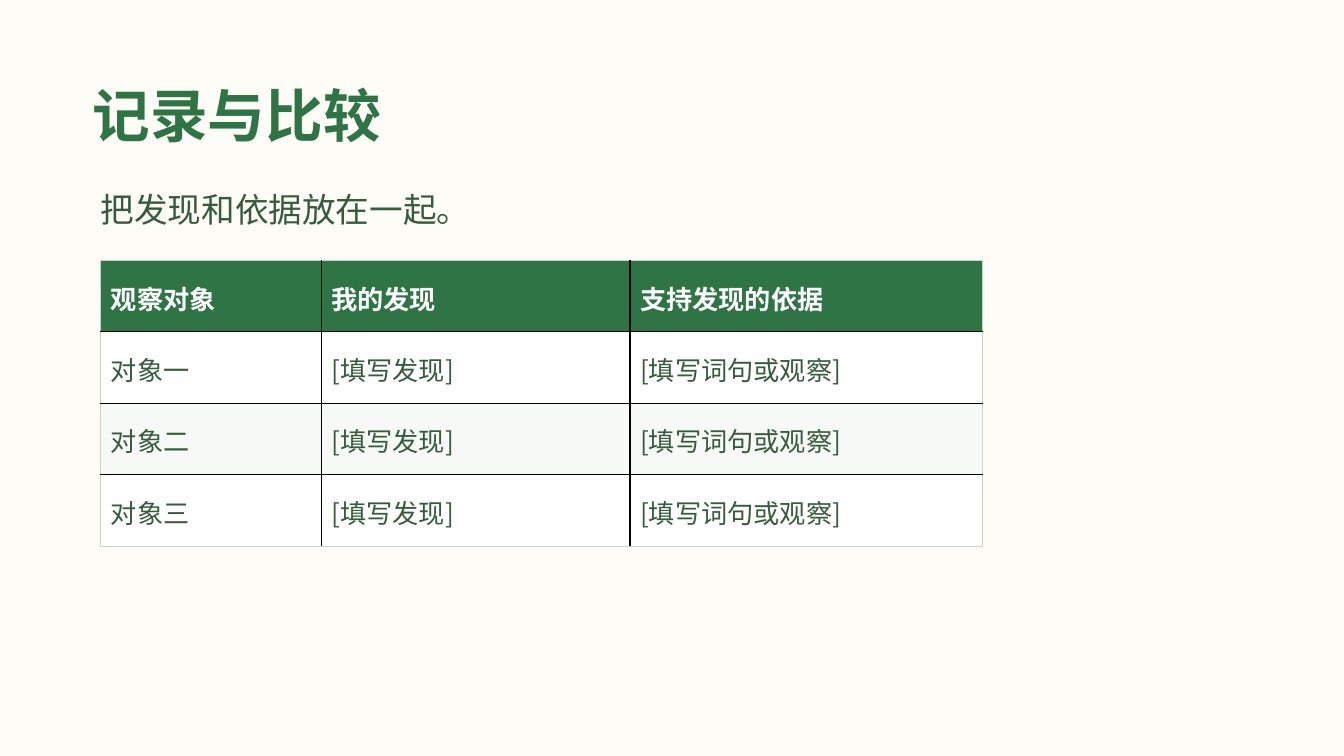
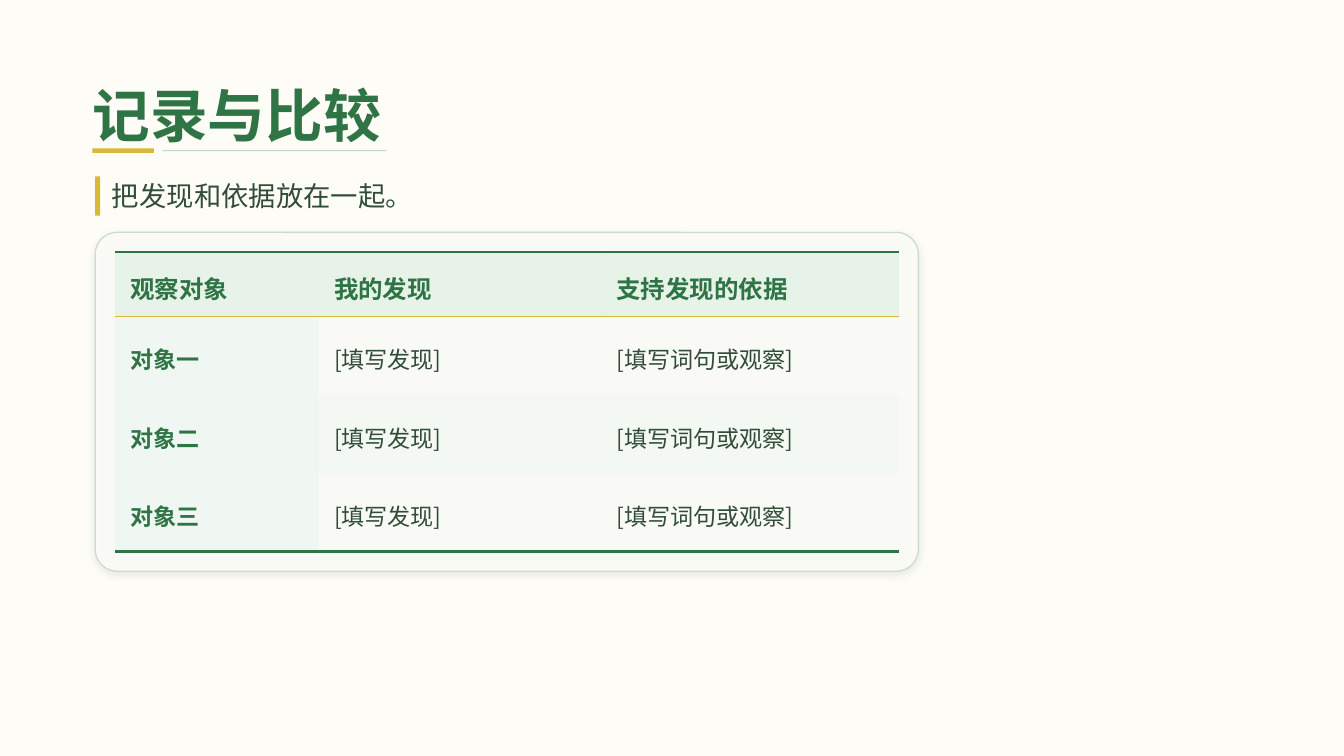
Before and after one commit to Daylily-Huang/Work-skills, a slide deck: slide 5 of skills/teacher-ppt/assets/templates/T18_薄荷柠檬研学.pptx. Drawn at 1344x756 pixels with LibreOffice and Linux fonts; fonts in the diff are those of the drawing; background and template pictures are left out. Boxes give left, top, right and bottom in pixels: in the first picture for what was removed or moved away, otherwise in the second. Text is boxed around its words. In the diff, an @@ line names an element or a change of style, - is before the commit and + after.

```diff
--- a/skills/teacher-ppt/assets/templates/T18_薄荷柠檬研学.pptx
+++ b/skills/teacher-ppt/assets/templates/T18_薄荷柠檬研学.pptx
@@ rectangle added at (93,148,154,152), fill #D8B837 @@
@@ rectangle added at (95,176,100,216), fill #D8B837 @@
@@ text "把发现和依据放在一起。": place and size @@
-text "把发现和依据放在一起。" at (101,193,471,225)
+text "把发现和依据放在一起。" at (112,183,413,209)
@@ text "把发现和依据放在一起。" at (112,183,413,209): size 24 to 19.5 pt, text colour #365B3D to #314D37 @@
@@ rectangle added at (162,150,386,151), fill #2E7444 at 28% opacity @@
@@ rounded rectangle added at (95,233,919,572), fill #FCFDF9 at 88% opacity, outline #C7DEC9 0.9 pt @@
@@ table at (115,252,899,552) @@
@@ fill #2E7444 to #E6F2E8 at 92% opacity in row 1 @@
@@ fill #FFFFFF to #ECF5EE at 62% opacity in 2 cells @@
@@ fill #FFFFFF to none in 4 cells @@
@@ fill #F7F9F6 to #ECF5EE at 62% opacity in row 3, column 1 @@
@@ fill #F7F9F6 to #F2F8F3 at 68% opacity in 2 cells @@
@@ size 18.8 to 17.5 pt, text colour #FFFFFF to #2E7444 in "观察对象", "我的发现", "支持发现的依据" @@
@@ size 18.8 to 16.5 pt in "对象一", "[填写发现]", "[填写词句或观察]", "对象二" and 5 more places @@
@@ text colour #365B3D to #2E7444, bold on in "对象一", "对象二", "对象三" @@
@@ text colour #365B3D to #314D37 in "[填写发现]", "[填写词句或观察]", "[填写发现]", "[填写词句或观察]" and 2 more places @@
@@ line spacing 1.08 to 1.18 @@
@@ borders changed @@
@@ table: place and size @@
-table at (101,260,983,545)
+table at (115,252,899,552)
```
Also in this commit, not shown: 4 other slides changed, 23 other files.
